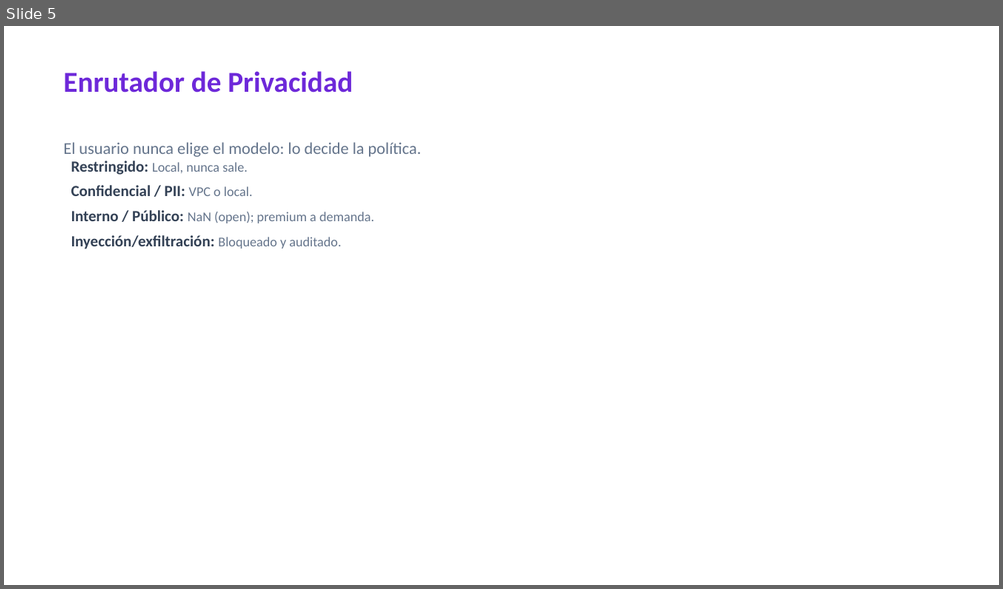
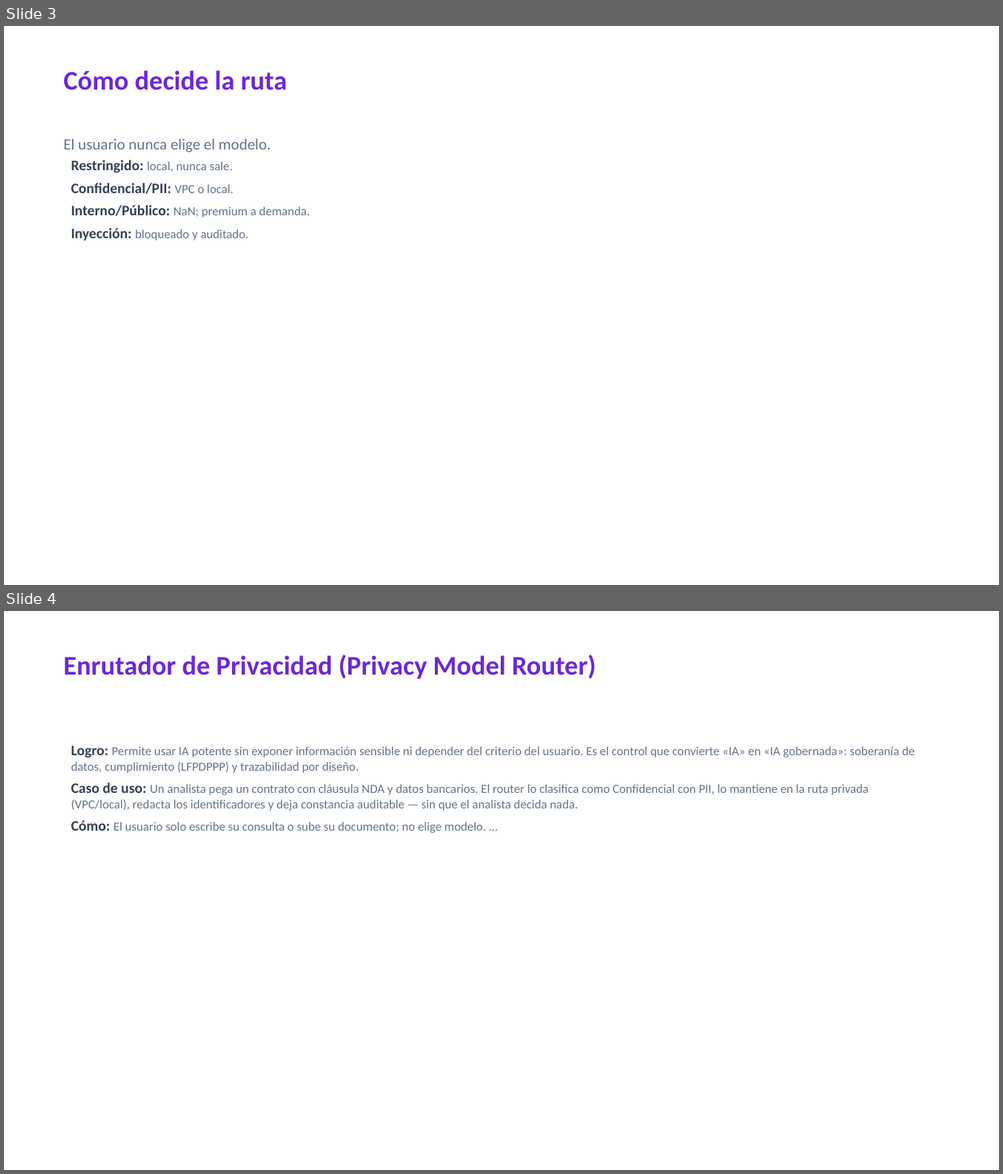
Before and after one commit to angeljba1480-AB/S4Bdashboard, a slide deck: docs/generados/MaestroAI-Presentacion.pptx. Shown one above the other, each under a label of ours: slide 5 before the commit, slides 3 and 4 after it. The pictures are 1003x589 and 1003x1174 pixels, drawn with LibreOffice and Linux fonts; fonts in the diff are those of the drawing. Boxes give left, top, right and bottom in pixels: in the first picture for what was removed or moved away, otherwise in the second. Text is boxed around its words. In the diff, an @@ line names an element or a change of style, - is before the commit and + after.

```diff
--- a/docs/generados/MaestroAI-Presentacion.pptx
+++ b/docs/generados/MaestroAI-Presentacion.pptx
@@ slide 4 added at (x1=4, y1=611, x2=999, y2=1170), background #FFFFFF @@
@@ text added at (x1=63, y1=655, x2=596, y2=679), 26 pt, text #6D28D9, bold @@
+Enrutador de Privacidad (Privacy Model Router)
@@ text added at (x1=71, y1=746, x2=914, y2=833), 12 pt, text #64748B @@
+Logro: Permite usar IA potente sin exponer información sensible ni depender del criterio del usuario. Es el control que convierte «IA» en «IA gobernada»: soberanía de datos, cumplimiento (LFPDPPP) y trazabilidad por diseño.
+Caso de uso: Un analista pega un contrato con cláusula NDA y datos bancarios. El router lo clasifica como Confidencial con PII, lo mantiene en la ruta privada (VPC/local), redacta los identificadores y deja constancia auditable — sin que el analista decida nada.
+Cómo: El usuario solo escribe su consulta o sube su documento; no elige modelo. …
@@ what was slide 5 is now slide 3 @@
@@ slide 3 changed as well @@
@@ text at (x1=63, y1=70, x2=287, y2=90): text changed; size 28 to 26 pt @@
-Enrutador de Privacidad
+Cómo decide la ruta
@@ text at (x1=63, y1=138, x2=270, y2=153): text changed; size 16 to 15 pt @@
-El usuario nunca elige el modelo: lo decide la política.
+El usuario nunca elige el modelo.
@@ text at (x1=71, y1=160, x2=310, y2=241): text changed; size 13 to 12 pt @@
-Restringido: Local, nunca sale.
-Confidencial / PII: VPC o local.
-Interno / Público: NaN (open); premium a demanda.
-Inyección/exfiltración: Bloqueado y auditado.
+Restringido: local, nunca sale.
+Confidencial/PII: VPC o local.
+Interno/Público: NaN; premium a demanda.
+Inyección: bloqueado y auditado.
```
Also in this commit, not shown: 8 other slides changed, 12 other slides added, 6 slides removed, 2 other files.
